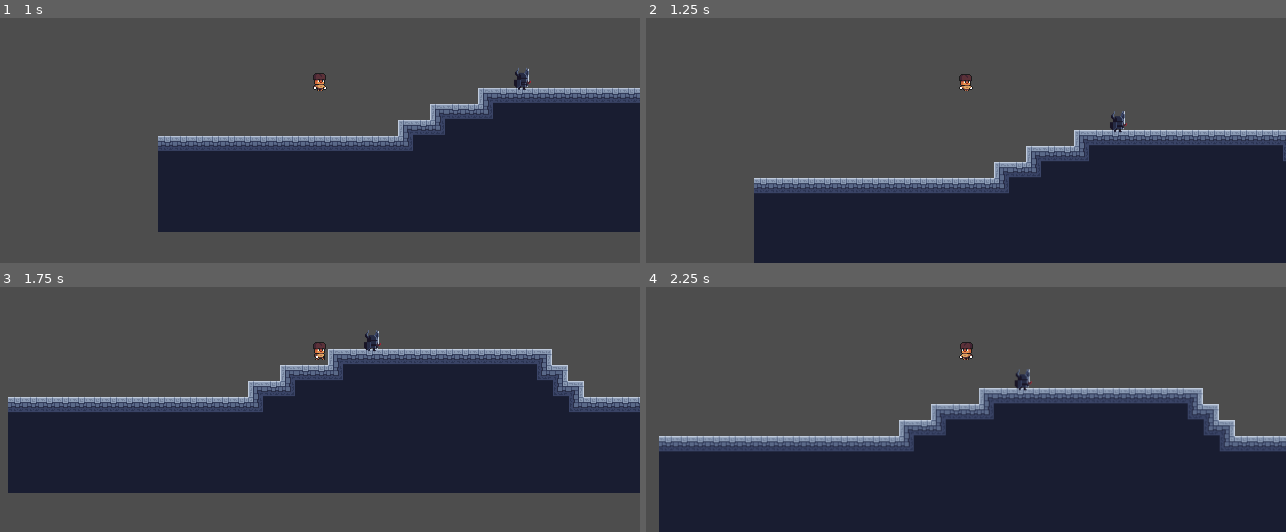
Above: before the commit, frames 1-4 (two rows, left to right).
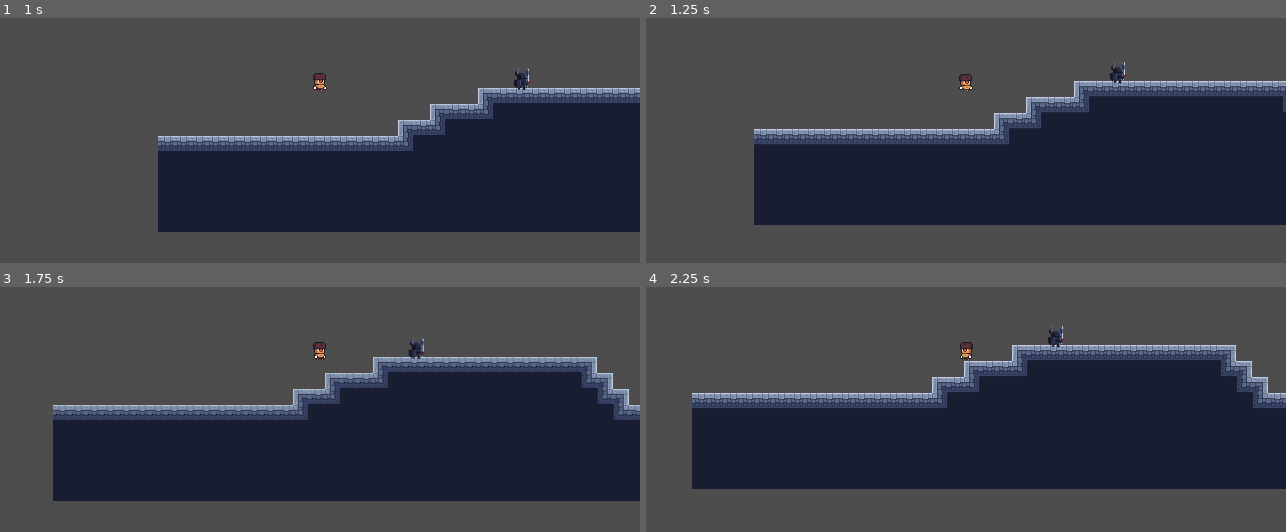
Above: after the commit, the same moments.

Repository: Heihei03/mini-jame-gam-38
Game: Godot game, scene res://Scenes/main.tscn
The game is run twice, just before and just after one commit, with the same random seed, the same clock (stepped at 60 frames per second) and the same inputs.
Inputs:
- Up to frame 1 (1 s): hold Right (right) from 0.53 s (still down); hold Tab (swap) from 0.53 s (still down); tap Up (jump) at 0.77, 0.8 s
- Up to frame 2 (1.25 s): keep holding Right (right); keep holding Tab (swap); tap Up (jump) at 1.07 s
- Up to frame 3 (1.75 s): keep holding Right (right); release Tab (swap) at 1.28 s; tap Up (jump) at 1.35, 1.52 s; tap Tab (swap) at 1.55 s
- Up to frame 4 (2.25 s): tap Up (jump) at 1.82 s; release Right (right) at 2.03 s; hold Left (left) from 2.03 s (still down); hold Tab (swap) from 2.03 s (still down)

Frame 1 is identical in both runs. In frame 2, 34% of the frame differs, in the area x 16-100%, y 17-100%; in frame 3, 17%; in frame 4, 40%, in the area x 2-100%, y 15-100%.

Commit message:
Add hat state change to player

Diff:
--- a/Scripts/player.gd
+++ b/Scripts/player.gd
@@ -6,6 +6,8 @@
 var direction : float = 0
 var gravity = ProjectSettings.get_setting("physics/2d/default_gravity")
 var has_double_jumped = false
+var hats = 1
+var hat_id : int = 0
 
 # Called when the node enters the scene tree for the first time.
 func _ready():
@@ -27,9 +29,10 @@
 		velocity.y = jump_velocity
 		$Sprite.animation = "jump"
 
-	if(Input.is_action_just_pressed("jump")&& not is_on_floor() && not has_double_jumped):
-		velocity.y = jump_velocity
-		has_double_jumped = true
+	if Input.is_action_pressed("swap"):
+		swap_hats()
+
+	process_hat()
 
 	if is_on_floor():
 		has_double_jumped = false
@@ -40,3 +43,17 @@
 	$Sprite.play()
 
 	move_and_slide()
+
+func process_hat():
+	if hat_id == 0:
+		if(Input.is_action_just_pressed("jump")&& not is_on_floor() && not has_double_jumped):
+			velocity.y = jump_velocity
+			has_double_jumped = true
+	elif hat_id == 1:
+		emit_signal("stealth_hat_equipped")
+
+func swap_hats():
+	if hat_id <= hats - 1:
+		hat_id += 1
+	elif hat_id >= hats - 1:
+		hat_id = 0
